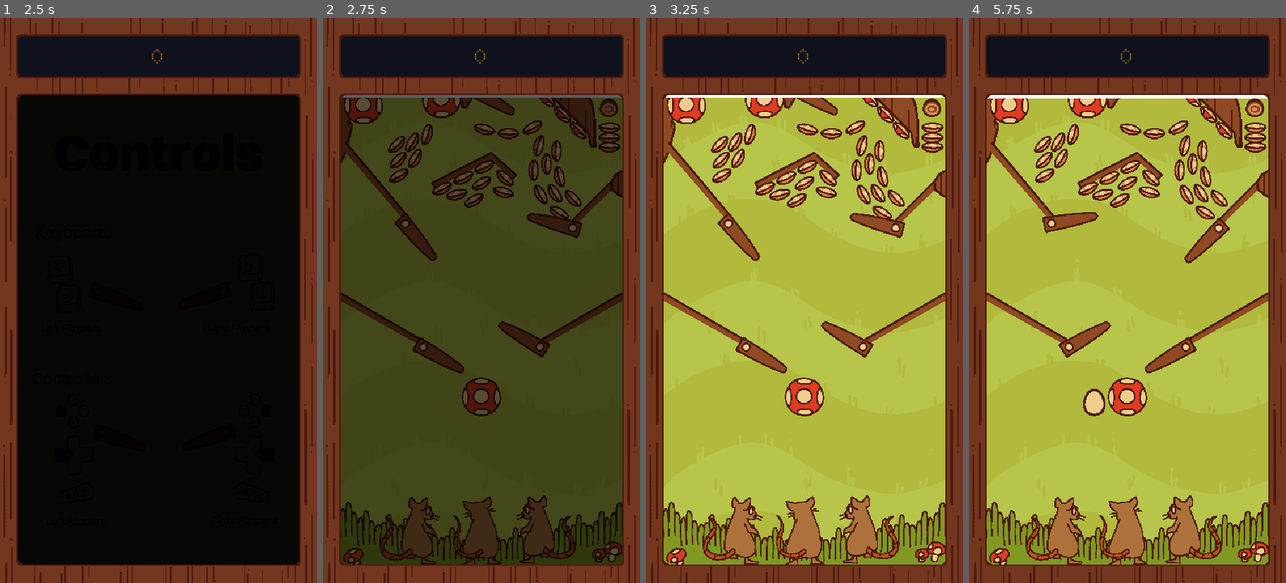
Above: before the commit, frames 1-4 (left to right).
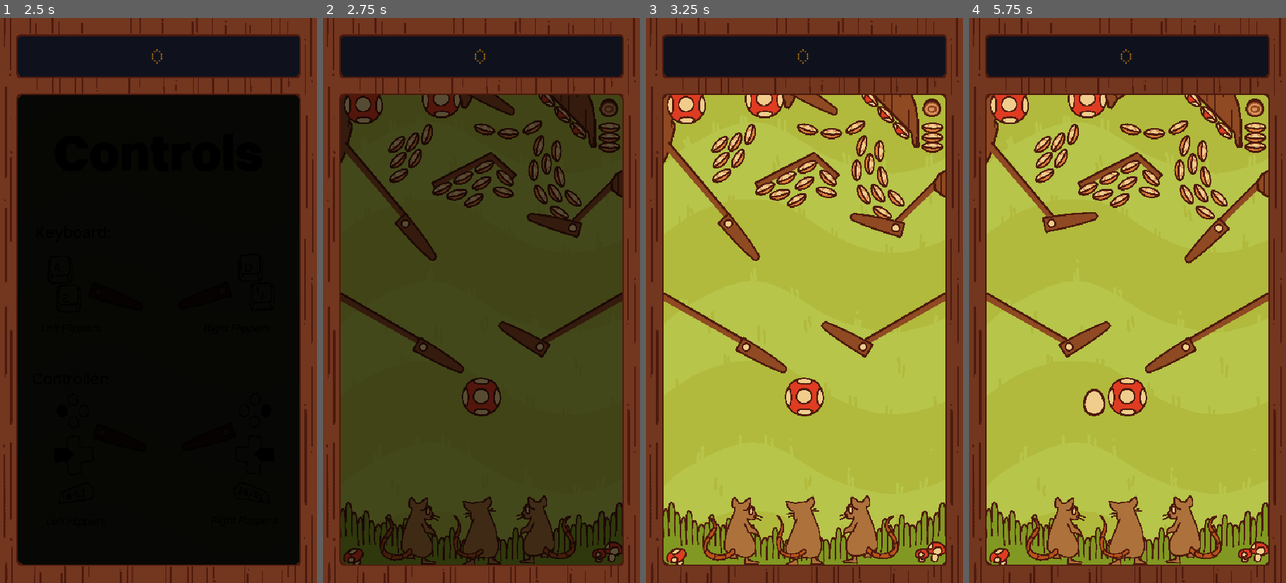
Above: after the commit, the same moments.

Repository: Lilacqualia/gjtnp-gjenp
Game: Godot game, scene res://scenes/conductor.tscn
Two runs of this game, one before a commit and one after it. Both use one fixed random seed, a clock stepped at 60 frames per second and the inputs below.
Inputs:
- Up to frame 1 (2.5 s): tap Enter at 0.5 s; hold D (Right Flipper) 0.53-1.28 s; hold Space (Start Game) 0.53-1.28 s; hold A (Left Flipper) 1.28-2.03 s; tap Space (Start Game) at 1.35 s; hold D (Right Flipper) from 2.03 s (still down); hold Space (Start Game) from 2.03 s (still down)
- Up to frame 2 (2.75 s): keep holding D (Right Flipper); keep holding Space (Start Game)
- Up to frame 3 (3.25 s): keep holding D (Right Flipper); release Space (Start Game) at 2.78 s; tap Space (Start Game) at 2.85 s
- Up to frame 4 (5.75 s): tap Space (Start Game) at 3.5, 4.35, 5 s; release D (Right Flipper) at 3.53 s; hold Space (Start Game) 3.53-4.28 s; hold A (Left Flipper) from 3.53 s (still down); hold Space (Start Game) from 5.03 s (still down)

Frame 1 is identical in both runs. In frame 2, 0.4% of the frame differs, in the area x 6-95%, y 13-15%; in frame 3, 0.4%; in frame 4, 0.5%, in the area x 5-95%, y 13-15%.

Commit message:
Remove debug graphic from previous.

Diff:
--- a/src/scenes/table_forest.tscn
+++ b/src/scenes/table_forest.tscn
@@ -909,12 +909,6 @@
 rotation = -3.1415925
 shape = SubResource("WorldBoundaryShape2D_bafsl")
 script = ExtResource("12_ijlaf")
-
-[node name="ColorRect" type="ColorRect" parent="NonScrollableElements/GameBoundaries/Top" unique_id=318846503]
-offset_left = -491.89532
-offset_top = -5.9999256
-offset_right = 32.0
-offset_bottom = 34.000076
 
 [node name="Left" type="CollisionShape2D" parent="NonScrollableElements/GameBoundaries" unique_id=1649108349]
 rotation = 1.5707964
